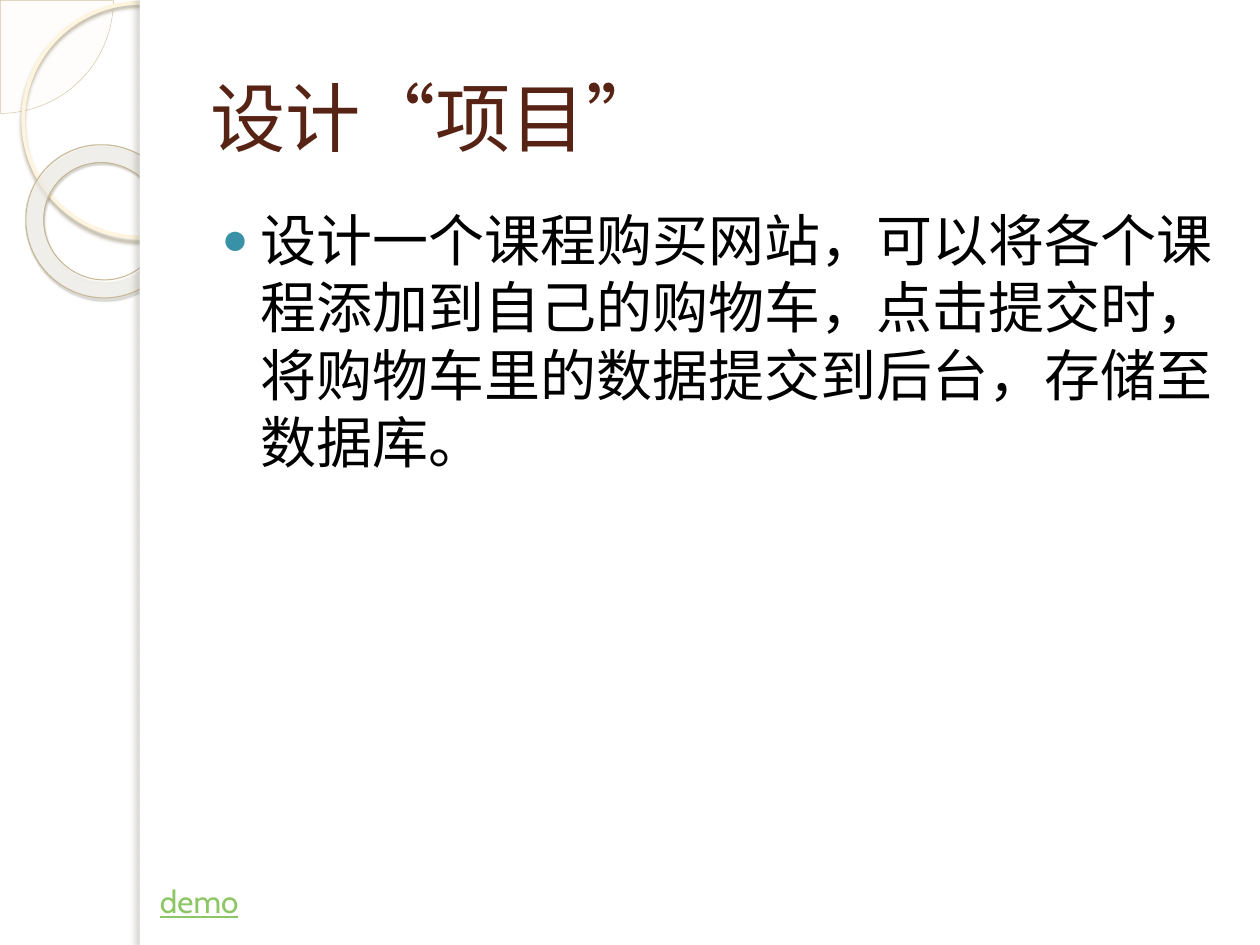
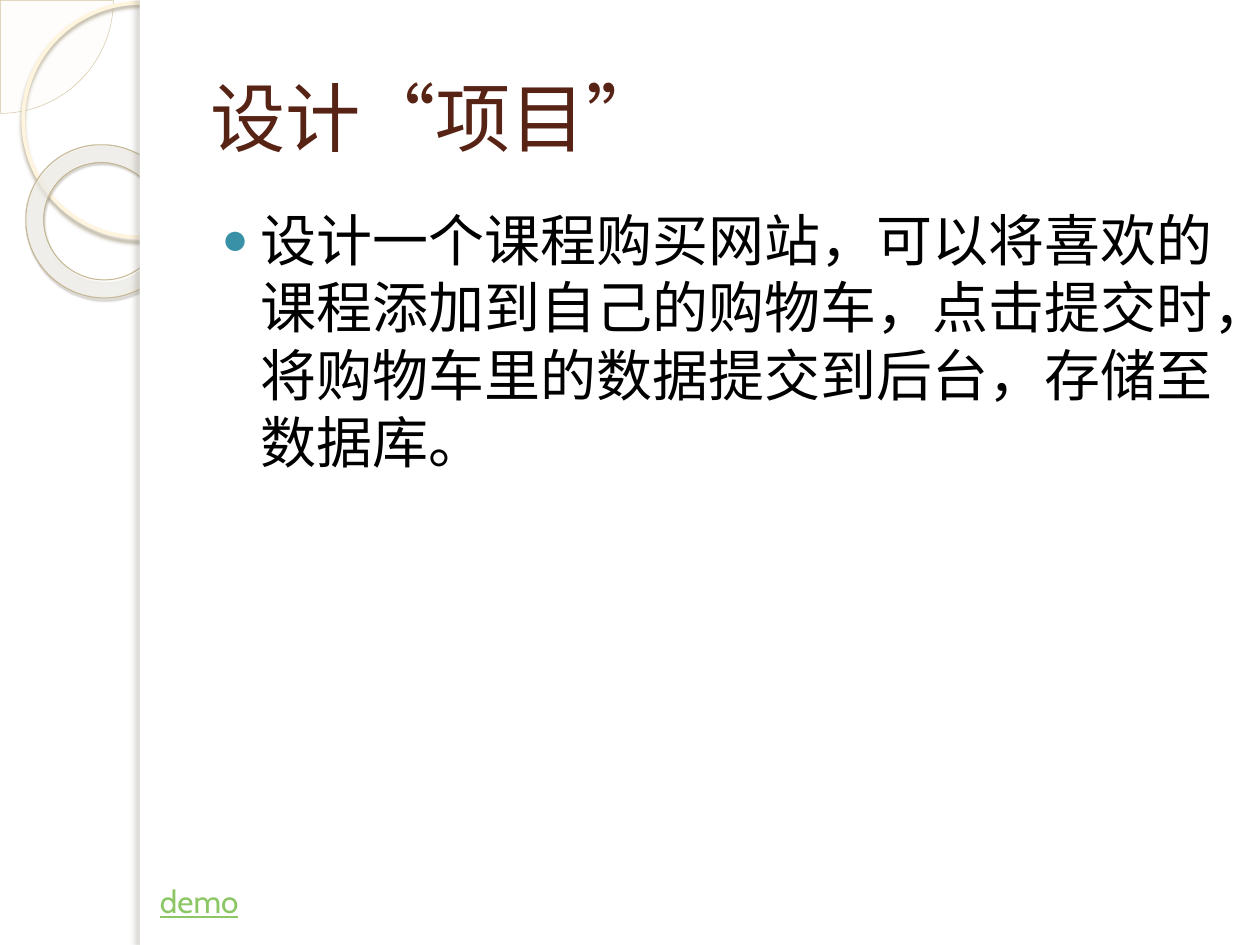
Before and after one commit to q315506754/algorithem, a slide deck: slide 10 of ps/js/演示文稿.pptx. Drawn at 1260x945 pixels with LibreOffice and Linux fonts; fonts in the diff are those of the drawing; background and template pictures are left out. Boxes give left, top, right and bottom in pixels: in the first picture for what was removed or moved away, otherwise in the second. Text is boxed around its words. In the diff, an @@ line names an element or a change of style, - is before the commit and + after.

```diff
--- a/ps/js/演示文稿.pptx
+++ b/ps/js/演示文稿.pptx
@@ text at bbox=[261, 214, 1260, 468]: text changed @@
-● 设计一个课程购买网站，可以将各个课程添加到自己的购物车，点击提交时，将购物车里的数据提交到后台，存储至数据库。
+● 设计一个课程购买网站，可以将喜欢的课程添加到自己的购物车，点击提交时，将购物车里的数据提交到后台，存储至数据库。
```
Also in this commit, not shown: 2 other slides changed, 3 slides added, 4 other files.
